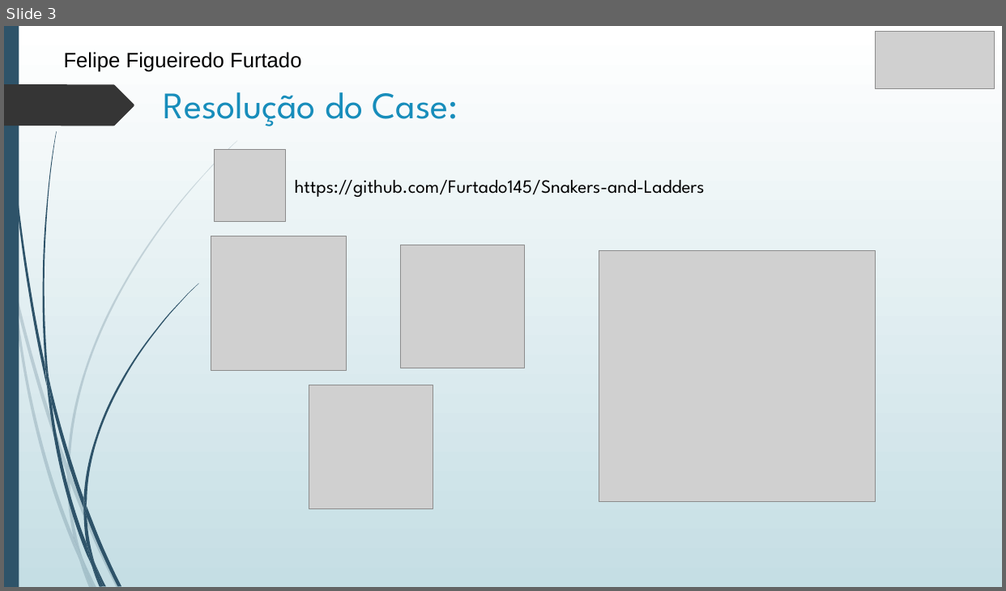
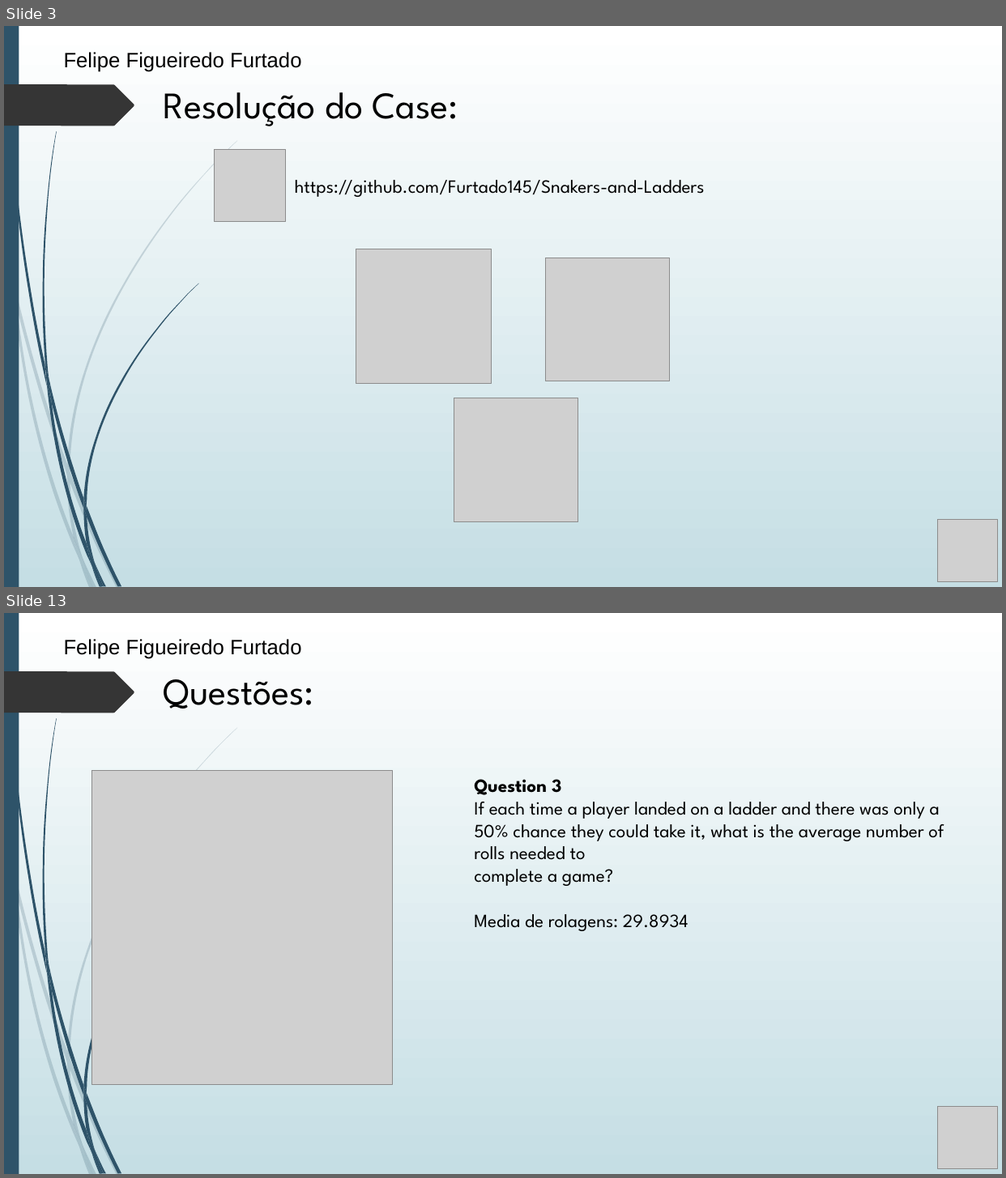
Before and after one commit to Furtado145/Snakers-and-Ladders, a slide deck: ApresentacaoDSM.pptx. Shown one above the other, each under a label of ours: slide 3 before the commit, slides 3 and 13 after it; the slides between them are not shown. The pictures are 1006x591 and 1006x1178 pixels, drawn with LibreOffice and Linux fonts; fonts in the diff are those of the drawing; grey boxes stand for pictures. Boxes give left, top, right and bottom in pixels: in the first picture for what was removed or moved away, otherwise in the second. Text is boxed around its words. In the diff, an @@ line names an element or a change of style, - is before the commit and + after.

```diff
--- a/ApresentacaoDSM.pptx
+++ b/ApresentacaoDSM.pptx
@@ slide 13 added at box(4, 613, 1002, 1174), background gradient #FFFFFF to #C5DEE5; not listed: 24 template elements that a slide beside it also shows @@
@@ text added at box(64, 639, 302, 659), 20 pt, text #000000 @@
+Felipe Figueiredo Furtado
@@ text added at box(163, 679, 313, 709), 36 pt, text #000000 @@
+Questões:
@@ picture added at box(92, 770, 393, 1084) @@
@@ text added at box(474, 779, 944, 931), 18 pt, text #000000 @@
+Question 3
+If each time a player landed on a ladder and there was only a 50% chance they could take it, what is the average number of rolls needed to
+complete a game?
+Media de rolagens: 29.8934
@@ picture added at box(938, 1106, 997, 1169) @@
@@ slide 3 changed as well @@
@@ picture removed at box(876, 31, 995, 89) @@
@@ title "Resolução do Case:" at box(164, 92, 458, 126): text colour #178DBB to #000000 @@
@@ picture removed at box(599, 250, 876, 502) @@
@@ 3 pictures: place and size @@
-3 pictures at box(211, 237, 524, 509)
+3 pictures at box(356, 249, 669, 523)
@@ picture added at box(938, 519, 997, 582) @@
```
Also in this commit, not shown: 14 other slides added, 2 slides removed.
